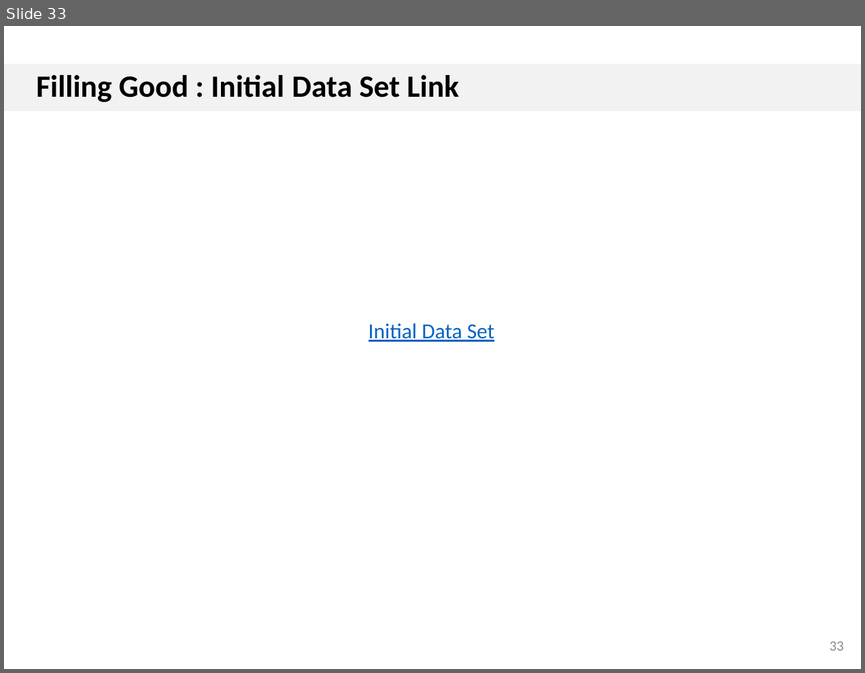
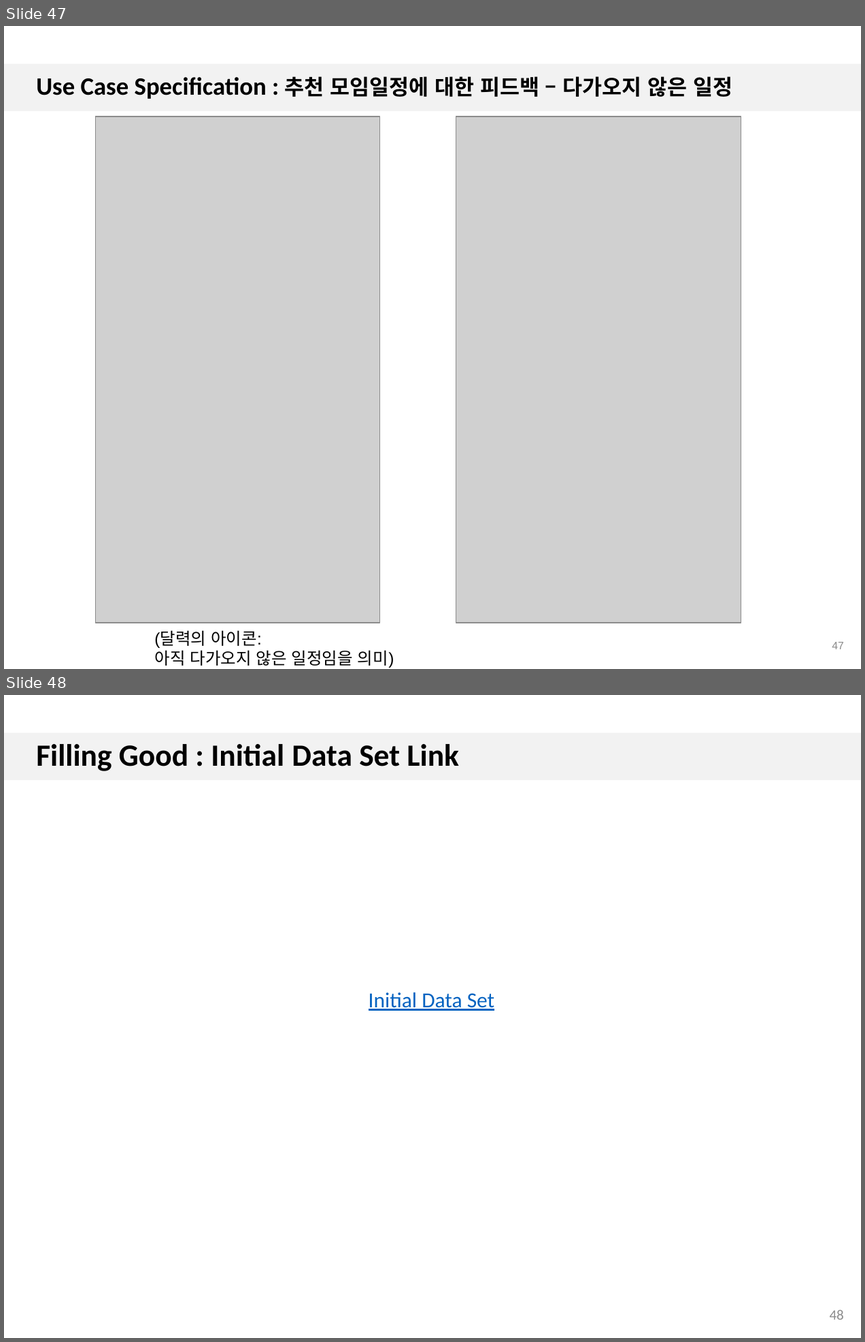
Before and after one commit to 7hong13/FillingGood, a slide deck: SRS/1.3/4팀_일정추천앱_UC_Spec_1.3.pptx. Shown one above the other, each under a label of ours: slide 33 before the commit, slides 47 and 48 after it. The pictures are 865x673 and 865x1342 pixels, drawn with LibreOffice and Linux fonts; fonts in the diff are those of the drawing; grey boxes stand for pictures; background and template pictures are left out. Boxes give left, top, right and bottom in pixels: in the first picture for what was removed or moved away, otherwise in the second. Text is boxed around its words. In the diff, an @@ line names an element or a change of style, - is before the commit and + after.

```diff
--- a/SRS/1.3/4팀_일정추천앱_UC_Spec_1.3.pptx
+++ b/SRS/1.3/4팀_일정추천앱_UC_Spec_1.3.pptx
@@ slide 47 added at (4, 26, 861, 669), background #FFFFFF; not listed: 1 template element that a slide beside it also shows @@
@@ title added at (36, 76, 732, 99), 21 pt, text #000000, bold @@
+Use Case Specification : 추천 모임일정에 대한 피드백 – 다가오지 않은 일정
@@ picture added at (96, 117, 380, 623) @@
@@ picture added at (456, 117, 741, 623) @@
@@ text added at (154, 630, 394, 667), 14 pt, text #000000 @@
+(달력의 아이콘:
+아직 다가오지 않은 일정임을 의미)
@@ page number added at (832, 641, 844, 649), 9 pt, text #898989 @@
+47
@@ what was slide 33 is now slide 48 @@
@@ page number at (830, 1310, 844, 1319): text changed @@
-33
+48
```
Also in this commit, not shown: 26 slides changed, 14 other slides added, 6 other files.
